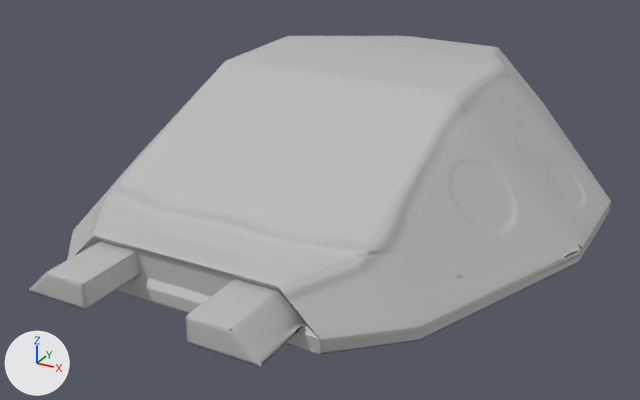
One commit to the Blender file models/ship.blend: the scene before it, then after it.
Rendered twice from a camera (50 mm lens) standing at (6.21, -10.72, 4.74) and looking at (-0.03, 0.61, -0.92). Every picture has the same lights, and +X, +Y and +Z are marked at lower left.
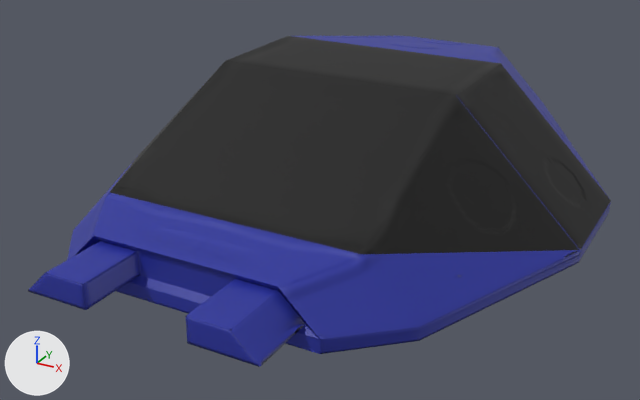
Pixel boxes [x1, y1, x2, y2] of what changed, in the pictures (640 x 400 px):
```json
{"object": "Cube", "change": "surface changed", "before": [28, 36, 611, 367], "after": [28, 36, 611, 367]}
```

Scene script edits in JSON lines:
```json
{"op": "add", "block": "img_untitled", "code": ["img_untitled = load_image('Untitled', '_unpacked/Untitled', 1024, 1024, 'sRGB')"]}
{"op": "add", "block": "mat_material", "code": "n4 = _N.new('ShaderNodeTexImage'); n4.name = 'Image Texture.001'"}
{"op": "add", "block": "mat_material", "code": "n4.image = img_untitled"}
{"block": "mat_material", "where": "n1 = _N.new('ShaderNodeBsdfPrincipled'); n1.name = 'Principled BSDF'"}
{"op": "remove", "block": "mat_material", "code": "n1.inputs[0].default_value = (0.5, 0.5, 0.5, 1.0)  # 'Base Color', grey #bcbcbc"}
{"op": "add", "block": "mat_material", "code": "_L.new(n4.outputs[0], n1.inputs[0])  # 'Color' to 'Base Color'"}
```
